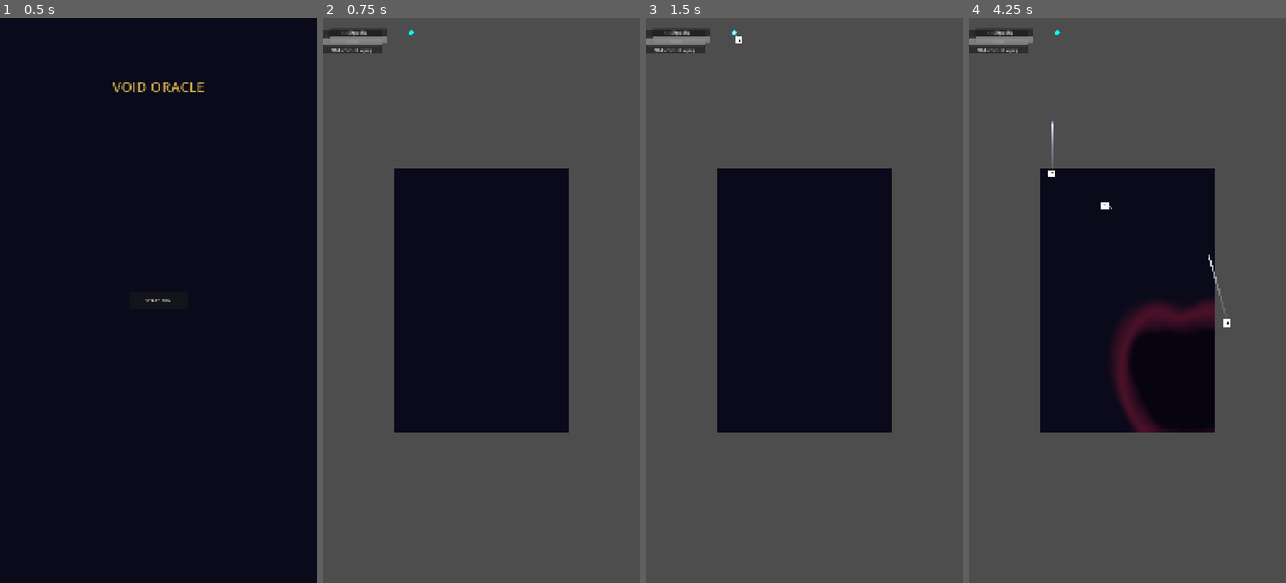
Above: before the commit, frames 1-4 (left to right).
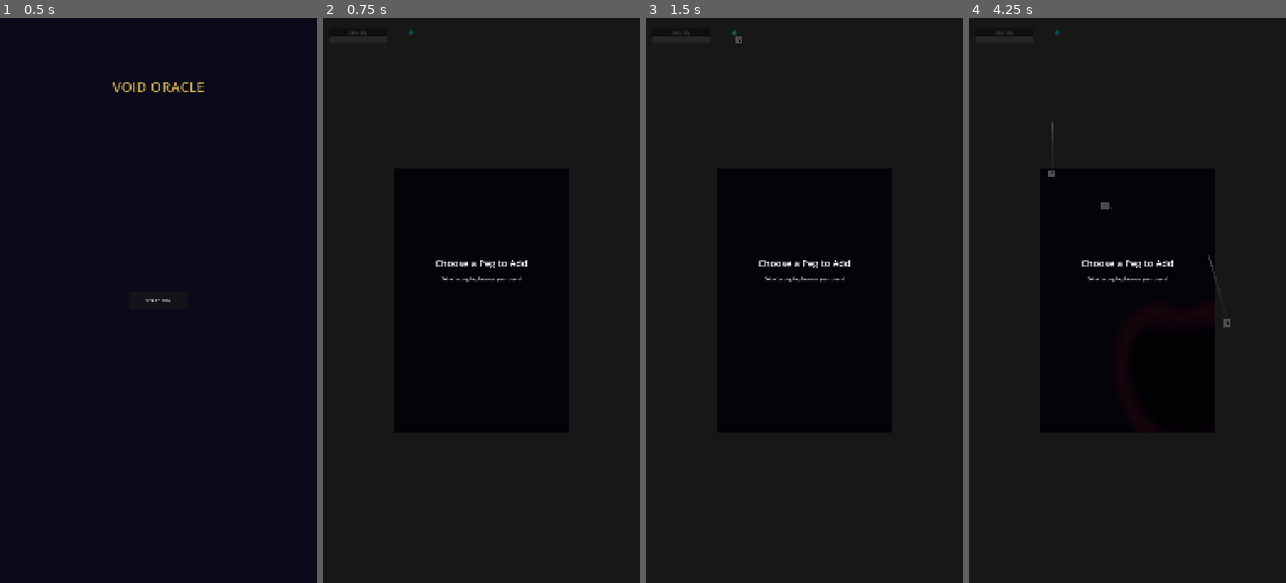
Above: after the commit, the same moments.

Repository: klampatech/void-oracle
Game: Godot game, scene res://scenes/menus/MainMenu.tscn
Same seed, same stepped clock (60 frames per second), same inputs: the game is played once before the commit and once after it.
Inputs (mouse positions are in pixels of both pictures, inside the frame that each line leads up to):
- Up to frame 1 (0.5 s): no input
- Up to frame 2 (0.75 s): click "START RUN" at 0.5 s
- Up to frame 3 (1.5 s): tap Enter at 1.25 s; move the mouse to (874, 272) at 1.27 s; click (874, 272) at 1.42 s
- Up to frame 4 (4.25 s): move the mouse to (1064, 328) at 2.02 s; click (1064, 328) at 2.17 s; move the mouse to (1159, 176) at 2.77 s; click (1159, 176) at 2.92 s; move the mouse to (1111, 413) at 3.52 s; click (1111, 413) at 3.67 s

Frame 1 is identical in both runs. In frame 2, 74% of the frame differs, in the area x 0-100%, y 0-100%; in frame 3, 74%; in frame 4, 77%.
Error after the commit: Parse Error: Cannot assign a value of type "JSON" as "Dictionary". (res://scripts/ui/DraftUI.gd:27)

Commit message:
feat: Implement Draft System - peg selection and placement after combat
- Add DraftSystem.gd with tier-weighted random peg generation
- Add DraftUI.tscn with card selection display
- Integrate with EncounterManager to trigger draft on enemy defeat
- Uses existing Board.add_peg_at_position() for placement
- Add peg placement input handling in Board.gd
- Emit peg_spawned signal on successful placement

Co-Authored-By: Claude Opus 4.6 <noreply@anthropic.com>

Diff:
--- a/scenes/game/Board.tscn
+++ b/scenes/game/Board.tscn
@@ -7,9 +7,11 @@
 [ext_resource type="PackedScene" uid="uid://stabilitybar123" path="res://scenes/ui/StabilityBar.tscn" id="5_stability"]
 [ext_resource type="PackedScene" uid="uid://deathscreen123456" path="res://scenes/ui/DeathScreen.tscn" id="6_death"]
 [ext_resource type="PackedScene" uid="uid://boardphaseui123456" path="res://scenes/ui/BoardPhaseUI.tscn" id="7_board_phase"]
+[ext_resource type="PackedScene" uid="uid://draftui123456" path="res://scenes/ui/DraftUI.tscn" id="8_draft"]
 
 [node name="Board" type="Node2D"]
 script = ExtResource("1_board")
+groups = ["board"]
 
 [node name="EncounterManager" parent="." instance=ExtResource("4_encounter")]
 groups = ["encounter_manager"]
@@ -71,3 +73,6 @@
 [node name="DeathScreen" parent="." instance=ExtResource("6_death")]
 
 [node name="BoardPhaseUI" parent="." instance=ExtResource("7_board_phase")]
+
+[node name="DraftUI" parent="." instance=ExtResource("8_draft")]
+groups = ["draft_ui"]
--- /dev/null
+++ b/scenes/ui/DraftUI.tscn
@@ -0,0 +1,43 @@
+[gd_scene format=3 uid="uid://draftui123456"]
+
+[ext_resource type="Script" path="res://scripts/ui/DraftUI.gd" id="1_script"]
+
+[node name="DraftUI" type="CanvasLayer"]
+script = ExtResource("1_script")
+
+[node name="Background" type="ColorRect" parent="."]
+anchors_preset = 15
+anchor_right = 1.0
+anchor_bottom = 1.0
+color = Color(0, 0, 0, 0.7)
+
+[node name="VBoxContainer" type="VBoxContainer" parent="."]
+anchors_preset = 8
+anchor_left = 0.5
+anchor_top = 0.5
+anchor_right = 0.5
+anchor_bottom = 0.5
+offset_left = -250.0
+offset_top = -150.0
+offset_right = 250.0
+offset_bottom = 150.0
+grow_horizontal = 2
+grow_vertical = 2
+theme_override_constants/separation = 20
+
+[node name="Title" type="Label" parent="VBoxContainer"]
+layout_mode = 2
+theme_override_font_sizes/font_size = 32
+text = "Choose a Peg to Add"
+horizontal_alignment = 1
+
+[node name="Instructions" type="Label" parent="VBoxContainer"]
+layout_mode = 2
+theme_override_font_sizes/font_size = 16
+text = "Select a peg to place on your board"
+horizontal_alignment = 1
+
+[node name="CardContainer" type="HBoxContainer" parent="VBoxContainer"]
+layout_mode = 2
+theme_override_constants/separation = 20
+alignment = 1
--- a/scripts/game/Board.gd
+++ b/scripts/game/Board.gd
@@ -205,4 +205,25 @@
 	peg.add_to_group("peg")
 
 	_peg_container.add_child(peg)
+
+	# Emit peg spawned signal
+	EventBus.peg_spawned.emit(peg, position)
+
 	return peg
+
+
+func _input(event: InputEvent) -> void:
+	# Handle mouse click for peg placement
+	if event is InputEventMouseButton:
+		var mouse_event := event as InputEventMouseButton
+		if mouse_event.button_index == MOUSE_BUTTON_LEFT and mouse_event.pressed:
+			# Check if draft system is in placement mode
+			var draft_system = get_tree().get_first_node_in_group("draft_system")
+			if draft_system and draft_system.has_method("is_in_placement_mode"):
+				if draft_system.is_in_placement_mode():
+					# Convert mouse position to local board position
+					var local_pos := get_local_mouse_position()
+					# Validate position is within board bounds
+					if local_pos.x >= 0 and local_pos.x <= BOARD_WIDTH and local_pos.y >= 0 and local_pos.y <= BOARD_HEIGHT:
+						# Try to place the peg
+						draft_system.place_peg_at(local_pos)
--- a/scripts/game/EncounterManager.gd
+++ b/scripts/game/EncounterManager.gd
@@ -42,6 +42,12 @@
 ## Ball spawner reference
 var _ball_spawner: Node2D = null
 
+## Draft system reference
+var _draft_system: Node = null
+
+## Draft UI reference
+var _draft_ui: Node = null
+
 
 func _ready() -> void:
 	# Get references to board and ball spawner
@@ -53,6 +59,22 @@
 	EventBus.ball_lost.connect(_on_ball_lost)
 	EventBus.ball_launched.connect(_on_ball_launched)
 	EventBus.enemy_defeated.connect(_on_enemy_defeated)
+
+	# Get draft system reference
+	_draft_system = get_tree().get_first_node_in_group("draft_system")
+	if not _draft_system:
+		# Try to create draft system if not already in scene
+		var DraftSystemScript = load("res://scripts/game/systems/DraftSystem.gd")
+		if DraftSystemScript:
+			_draft_system = DraftSystemScript.new()
+			_draft_system.name = "DraftSystem"
+			_draft_system.add_to_group("draft_system")
+			add_child(_draft_system)
+
+	# Get draft UI reference
+	_draft_ui = get_tree().get_first_node_in_group("draft_ui")
+	if not _draft_ui:
+		_draft_ui = get_node_or_null("../DraftUI")
 
 	# Defer enemy start to ensure all scripts are loaded
 	call_deferred("_start_initial_encounter")
@@ -232,7 +254,21 @@
 	# Emit encounter ended
 	EventBus.encounter_ended.emit("victory")
 
-	# TODO: Trigger rewards/draft phase
+	# Trigger draft phase
+	_start_draft_phase()
+
+
+## Start draft phase after victory
+func _start_draft_phase() -> void:
+	if _draft_system and _draft_system.has_method("generate_offerings"):
+		var offerings = _draft_system.generate_offerings()
+
+		# Find DraftUI and show it
+		if _draft_ui and _draft_ui.has_method("show_draft"):
+			_draft_ui.show_draft(offerings)
+
+		# Enable placement mode
+		_set_phase(Phase.BOARD)
 
 
 ## Handle player death (stability depleted)
--- /dev/null
+++ b/scripts/game/systems/DraftSystem.gd
@@ -0,0 +1,131 @@
+# DraftSystem.gd — Handles random peg offerings and placement after combat
+extends Node
+class_name DraftSystem
+
+## Tier weights for random selection
+const TIER_WEIGHTS := {
+	"common": 50,
+	"uncommon": 30,
+	"rare": 15,
+	"legendary": 5,
+}
+
+## Peg types by tier (from peg_definitions.json analysis)
+const PEGS_BY_TIER := {
+	"common": ["stone", "bone"],
+	"uncommon": ["fungal", "ember"],
+	"rare": ["eye", "heart"],
+	"legendary": ["oracle", "void_rift"],
+}
+
+## Preload peg definitions
+var _peg_data: Dictionary = preload("res://data/pegs/peg_definitions.json")
+
+## Current offerings
+var _current_offerings: Array[String] = []
+
+## Selected peg type
+var _selected_peg: String = ""
+
+## Placement mode active
+var _placement_mode: bool = false
+
+## Board reference
+var _board: Node2D = null
+
+
+func _ready() -> void:
+	# Get board reference
+	_board = get_tree().get_first_node_in_group("board")
+	if not _board:
+		_board = get_node_or_null("../Board")
+
+
+## Generate 3 random peg offerings based on tier weights
+func generate_offerings() -> Array[String]:
+	_current_offerings.clear()
+
+	var total_weight := 0
+	for tier in TIER_WEIGHTS:
+		total_weight += TIER_WEIGHTS[tier]
+
+	# Generate 3 offerings
+	for i in range(3):
+		var roll := randi() % total_weight
+		var cumulative := 0
+		var selected_tier: String = "common"
+
+		for tier in TIER_WEIGHTS:
+			cumulative += TIER_WEIGHTS[tier]
+			if roll < cumulative:
+				selected_tier = tier
+				break
+
+		# Pick random peg from tier
+		var pegs: Array = PEGS_BY_TIER[selected_tier]
+		var peg: String = pegs[randi() % pegs.size()]
+
+		# Ensure no duplicates
+		while peg in _current_offerings:
+			pegs = PEGS_BY_TIER[selected_tier]
+			peg = pegs[randi() % pegs.size()]
+
+		_current_offerings.append(peg)
+
+	return _current_offerings
+
+
+## Get current offerings
+func get_offerings() -> Array[String]:
+	return _current_offerings
+
+
+## Get peg data for display
+func get_peg_info(peg_type: String) -> Dictionary:
+	if _peg_data.has(peg_type):
+		return _peg_data[peg_type]
+	return {}
+
+
+## Select a peg type for placement
+func select_peg(peg_type: String) -> void:
+	if peg_type in _current_offerings:
+		_selected_peg = peg_type
+		_placement_mode = true
+		# Emit signal that placement mode started
+		EventBus.draft_choice_made.emit(peg_type)
+
+
+## Get selected peg type
+func get_selected_peg() -> String:
+	return _selected_peg
+
+
+## Check if in placement mode
+func is_in_placement_mode() -> bool:
+	return _placement_mode
+
+
+## Place peg at position
+func place_peg_at(position: Vector2) -> bool:
+	if not _placement_mode or _selected_peg.is_empty():
+		return false
+
+	if _board and _board.has_method("add_peg_at_position"):
+		var peg = _board.add_peg_at_position(_selected_peg, position)
+		if peg:
+			_reset_draft()
+			return true
+
+	return false
+
+
+## Cancel draft selection
+func cancel_selection() -> void:
+	_reset_draft()
+
+
+func _reset_draft() -> void:
+	_selected_peg = ""
+	_placement_mode = false
+	_current_offerings.clear()
--- /dev/null
+++ b/scripts/ui/DraftUI.gd
@@ -0,0 +1,125 @@
+# DraftUI.gd — Displays 3 peg cards for selection
+extends CanvasLayer
+class_name DraftUI
+
+## Reference to DraftSystem (will be added as autoload later)
+var _draft_system: Node = null
+
+## Card container
+@onready var _card_container: HBoxContainer = $VBoxContainer/CardContainer
+
+## Label for instructions
+@onready var _instructions: Label = $VBoxContainer/Instructions
+
+## Preload peg scenes
+var _peg_scenes: Dictionary = {
+	"stone": preload("res://scenes/game/pegs/StonePeg.tscn"),
+	"bone": preload("res://scenes/game/pegs/BonePeg.tscn"),
+	"fungal": preload("res://scenes/game/pegs/FungalPeg.tscn"),
+	"ember": preload("res://scenes/game/pegs/EmberPeg.tscn"),
+	"eye": preload("res://scenes/game/pegs/EyePeg.tscn"),
+	"heart": preload("res://scenes/game/pegs/HeartPeg.tscn"),
+	"oracle": preload("res://scenes/game/pegs/OraclePeg.tscn"),
+	"void_rift": preload("res://scenes/game/pegs/VoidRiftPeg.tscn"),
+}
+
+## Peg definitions
+var _peg_data: Dictionary = preload("res://data/pegs/peg_definitions.json")
+
+
+func _ready() -> void:
+	# Get DraftSystem reference
+	_draft_system = get_tree().get_first_node_in_group("draft_system")
+	if not _draft_system:
+		_draft_system = get_node_or_null("/root/DraftSystem")
+
+	# Hide initially
+	hide()
+
+
+## Show draft UI with offerings
+func show_draft(offerings: Array[String]) -> void:
+	# Clear existing cards
+	for child in _card_container.get_children():
+		child.queue_free()
+
+	# Create card for each offering
+	for peg_type in offerings:
+		var card := _create_card(peg_type)
+		_card_container.add_child(card)
+
+	show()
+
+
+## Create a single peg card
+func _create_card(peg_type: String) -> Control:
+	var card := PanelContainer.new()
+	card.custom_minimum_size = Vector2(150, 200)
+
+	# Create vbox for card content
+	var vbox := VBoxContainer.new()
+	card.add_child(vbox)
+
+	# Peg name
+	var name_label := Label.new()
+	name_label.text = _peg_data.get(peg_type, {}).get("display_name", peg_type)
+	name_label.horizontal_alignment = HORIZONTAL_ALIGNMENT_CENTER
+	vbox.add_child(name_label)
+
+	# Tier label
+	var tier_label := Label.new()
+	var tier: String = _get_tier_for_peg(peg_type)
+	tier_label.text = tier
+	tier_label.horizontal_alignment = HORIZONTAL_ALIGNMENT_CENTER
+	tier_label.add_theme_font_size_override("font_size", 12)
+	vbox.add_child(tier_label)
+
+	# Description
+	var desc_label := Label.new()
+	desc_label.text = _peg_data.get(peg_type, {}).get("description", "")
+	desc_label.horizontal_alignment = HORIZONTAL_ALIGNMENT_CENTER
+	desc_label.autowrap_mode = TextServer.AUTOWRAP_WORD
+	desc_label.custom_minimum_size = Vector2(130, 60)
+	vbox.add_child(desc_label)
+
+	# Click handler
+	card.gui_input.connect(_on_card_clicked.bind(peg_type))
+
+	# Style by tier
+	_add_card_style(card, tier)
+
+	return card
+
+
+func _get_tier_for_peg(peg_type: String) -> String:
+	var peg_info: Dictionary = _peg_data.get(peg_type, {})
+	return peg_info.get("tier", "common")
+
+
+func _add_card_style(card: PanelContainer, tier: String) -> void:
+	var color: Color
+	match tier:
+		"common":
+			color = Color("#888888")
+		"uncommon":
+			color = Color("#4A7A3A")
+		"rare":
+			color = Color("#9060E8")
+		"legendary":
+			color = Color("#C9A84C")
+		_:
+			color = Color("#888888")
+
+	var style := StyleBoxFlat.new()
+	style.bg_color = color.darkened(0.3)
+	style.border_color = color
+	style.set_border_width_all(2)
+	style.set_corner_radius_all(8)
+	card.add_theme_stylebox_override("panel", style)
+
+
+func _on_card_clicked(event: InputEvent, peg_type: String) -> void:
+	if event is InputEventMouseButton and event.pressed and event.button_index == MOUSE_BUTTON_LEFT:
+		if _draft_system and _draft_system.has_method("select_peg"):
+			_draft_system.select_peg(peg_type)
+			hide()
Not shown, changed: IMPLEMENTATION_PLAN.md
